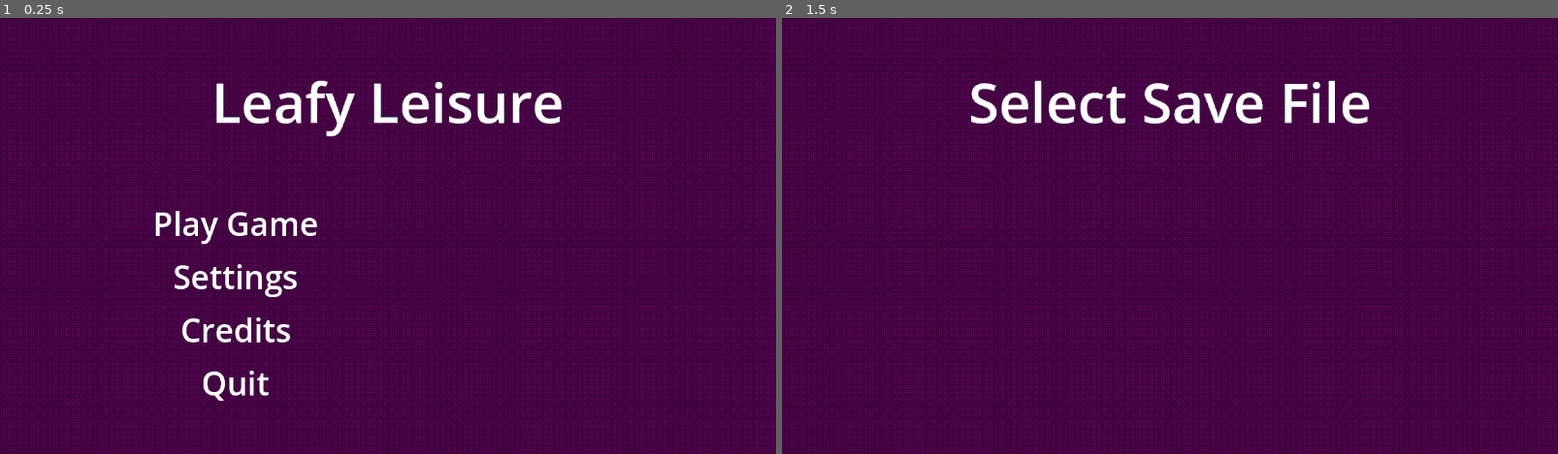
Above: before the commit, frames 1-2 (left to right).
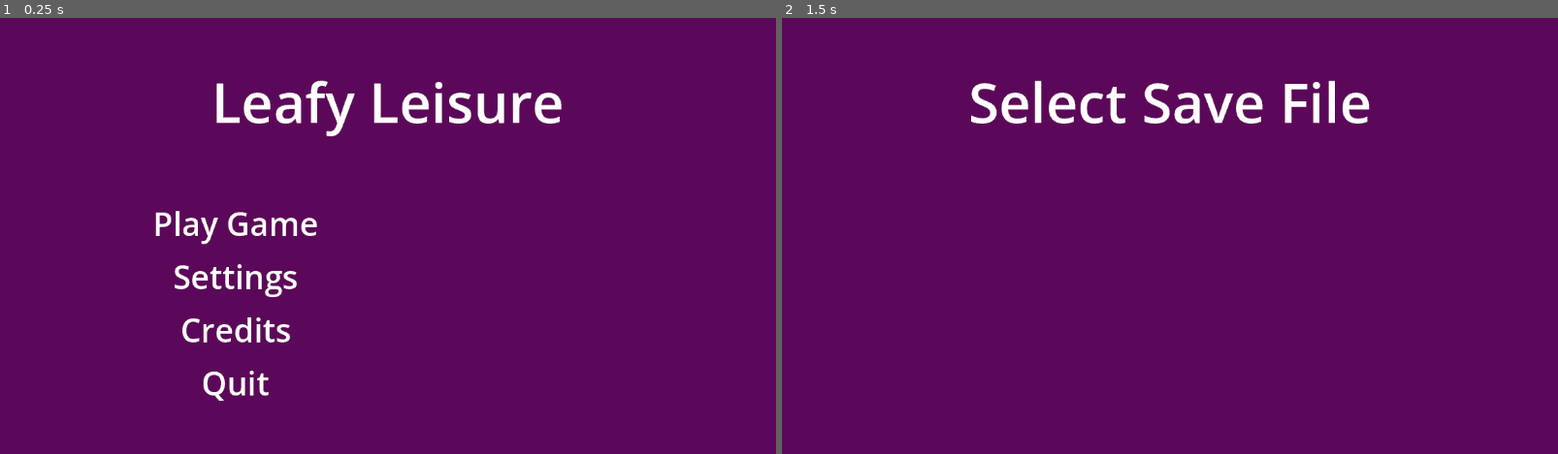
Above: after the commit, the same moments.

Repository: RadiantUwU/WildAndProud2024
Game: Godot game, scene res://scenes/menu.tscn
Two runs of this game, one before a commit and one after it. Both use one fixed random seed, a clock stepped at 60 frames per second and the inputs below.
Inputs (mouse positions are in pixels of both pictures, inside the frame that each line leads up to):
- Up to frame 1 (0.25 s): no input
- Up to frame 2 (1.5 s): click "Play Game" at 0.5 s; tap Enter at 1.25 s; move the mouse to (1340, 214) at 1.27 s; click (1340, 214) at 1.42 s

The runs differ from the first frame. In frame 1, 49% of the frame differs, in the area x 0-100%, y 0-100%; in frame 2, 50%.

Commit message:
Changed some stuff :p

Diff:
--- a/materials/RestrictToPalette.tres
+++ b/materials/RestrictToPalette.tres
@@ -6,7 +6,7 @@
 
 [resource]
 shader = ExtResource("1_l4rmm")
-shader_parameter/dither = true
+shader_parameter/dither = false
 shader_parameter/dither_scale = 147.702
 shader_parameter/u_palette = ExtResource("2_bomyg")
 shader_parameter/u_dither = ExtResource("2_x46ie")
--- a/scripts/teamachine/Tea.gd
+++ b/scripts/teamachine/Tea.gd
@@ -1,10 +1,64 @@
-extends Node
+class_name Tea extends Node
 
-@export var percentages := {}
+const CHAI_TEA = {"sweetness":+2,"flavor":+2}
+const WHITE_TEA = {"flavor":-2,"herbaceousness":-2}
+const BLACK_TEA = {"sweetness":-2,"herbaceousness":-2}
+const ROOIBOS_TEA = {"sweetness":+2,"herbaceousness":-2}
+const GREEN_TEA = {"sweetness":+1,"flavor":+1,"herbaceousness":-1}
 
-func normalize()->void:
-	var sum := 0.0
-	for i in percentages.values():
-		sum += i
-	for k in percentages:
-		percentages[k] /= sum
+const CINNAMON = {"sweetness":-1,"flavor":+1}
+const MILK = {"sweetness":+1,"flavor":-1}
+const JASMINE = {"herbaceousness":-1,"flavor":-1}
+const MINT = {"herbaceousness":+1,"sweetness":-1}
+const SUGAR = {"sweetness":+1}
+const LEMON_SLICE = {"flavor":+1}
+
+static func get_item_name(x: Dictionary)->StringName:
+	match x:
+		CHAI_TEA:
+			return &"Chai Tea Base"
+		WHITE_TEA:
+			return &"White Tea Base"
+		BLACK_TEA:
+			return &"Black Tea Base"
+		ROOIBOS_TEA:
+			return &"Rooibos Tea Base"
+		GREEN_TEA:
+			return &"Green Tea Base"
+		CINNAMON:
+			return &"Cinnamon"
+		MILK:
+			return &"Milk"
+		JASMINE:
+			return &"Jasmine"
+		MINT:
+			return &"Mint"
+		SUGAR:
+			return &"Sugar"
+		LEMON_SLICE:
+			return &"Lemon Slice"
+		_:
+			return &"unknown"
+
+@export_category("Mix")
+@export var tea_mix := []
+
+func get_mix_names()->Array[StringName]:
+	var a: Array[StringName] = []
+	for i in tea_mix:
+		a.append(get_item_name(i))
+	return a
+
+@export_category("Stats")
+@export var sweetness := 0
+@export var flavor := 0
+@export var herbaceousness := 0
+
+func update_stats()->void:
+	sweetness = 0
+	flavor = 0
+	herbaceousness = 0
+	for i: Dictionary in tea_mix:
+		sweetness += i.get("sweetness",0)
+		flavor += i.get("flavor",0)
+		herbaceousness += i.get("herbaceousness",0)
Not shown: 2 places in textures/bayermap.tres that only renumber resources
